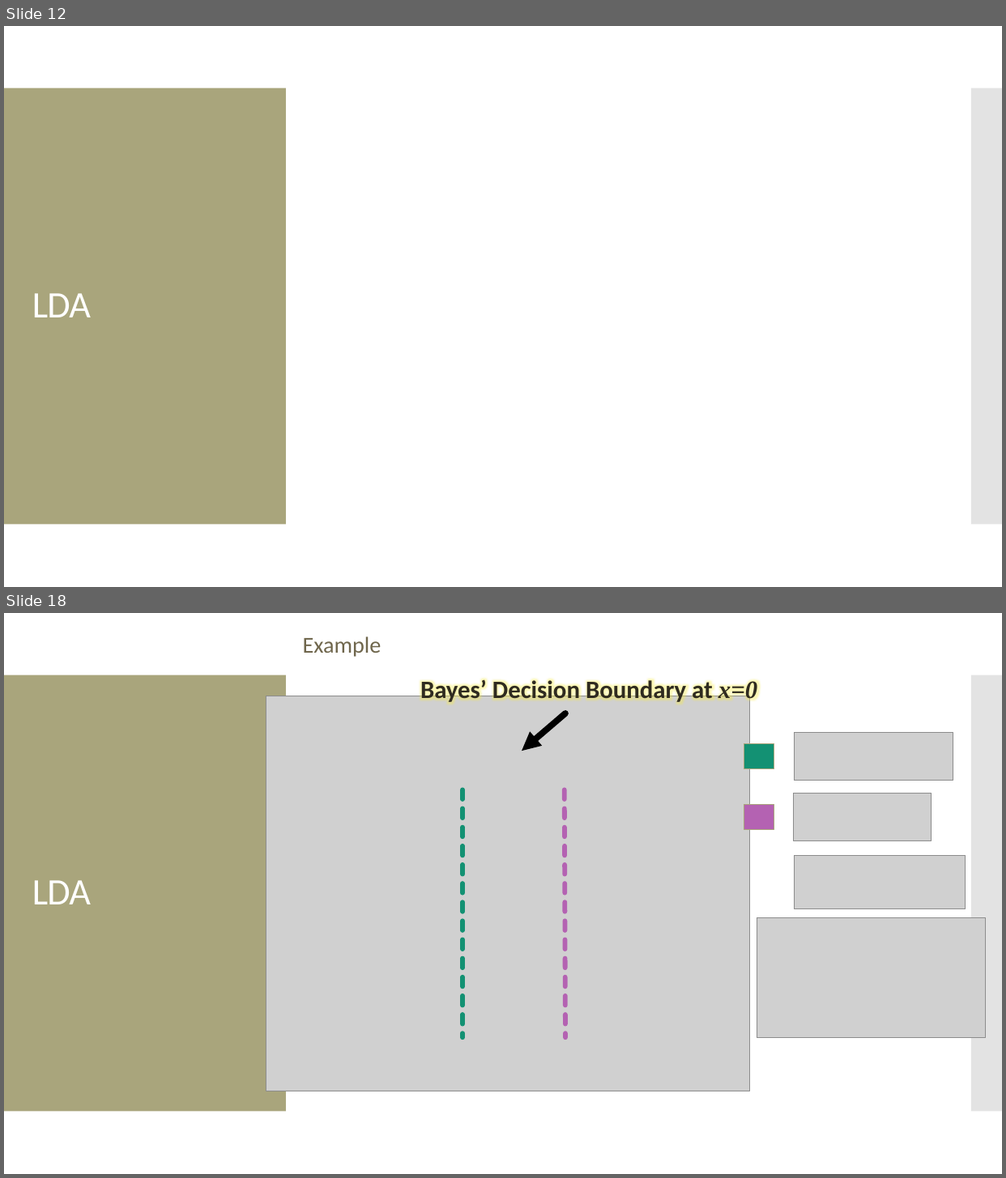
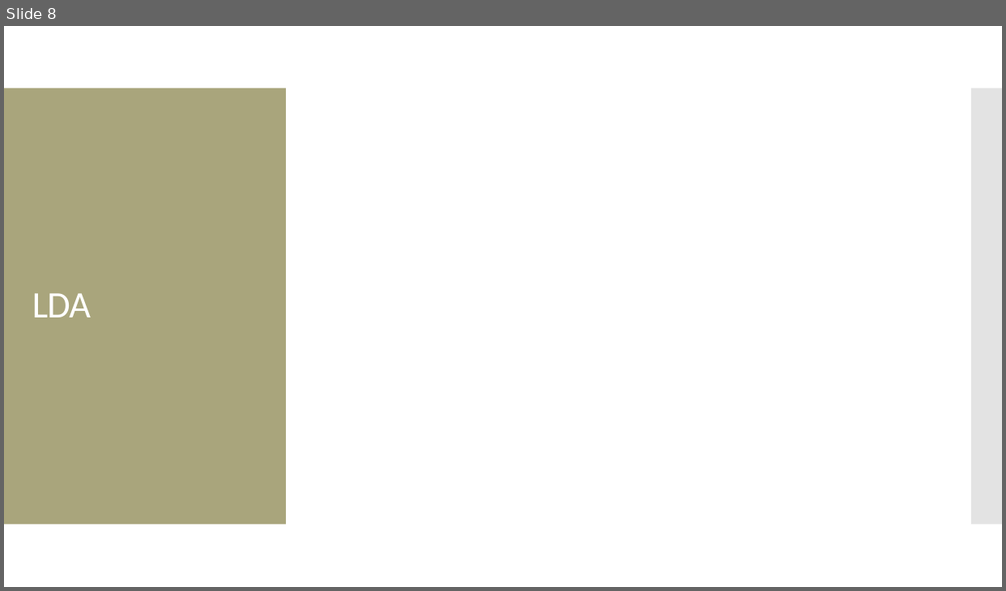
Before and after one commit to amosca01/CAIS380ML-S24, a slide deck: slides/08-QDA-naive-bayes.pptx. Shown one above the other, each under a label of ours: slides 12 and 18 before the commit, slide 8 after it; the slides between them are not shown. The pictures are 1006x1178 and 1006x591 pixels, drawn with LibreOffice and Linux fonts; fonts in the diff are those of the drawing; grey boxes stand for pictures. Boxes give left, top, right and bottom in pixels: in the first picture for what was removed or moved away, otherwise in the second. Text is boxed around its words. In the diff, an @@ line names an element or a change of style, - is before the commit and + after.

```diff
--- a/slides/08-QDA-naive-bayes.pptx
+++ b/slides/08-QDA-naive-bayes.pptx
@@ slide 18 removed at (x1=4, y1=613, x2=1002, y2=1174), background #FFFFFF; not listed: 2 template elements that a slide beside it also shows @@
@@ text removed at (x1=303, y1=636, x2=381, y2=657) @@
-Example
@@ text removed at (x1=420, y1=677, x2=757, y2=703) @@
-Bayes’ Decision Boundary at x=0
@@ picture removed at (x1=266, y1=696, x2=750, y2=1092) @@
@@ arrow removed from (565, 713) to (522, 751) @@
@@ picture removed at (x1=794, y1=732, x2=953, y2=780) @@
@@ rectangle removed at (x1=744, y1=744, x2=774, y2=769) @@
@@ line removed from (463, 790) to (463, 1037) @@
@@ line removed from (565, 790) to (565, 1037) @@
@@ rectangle removed at (x1=744, y1=805, x2=774, y2=829) @@
@@ picture removed at (x1=793, y1=793, x2=931, y2=841) @@
@@ picture removed at (x1=795, y1=855, x2=966, y2=909) @@
@@ title removed at (x1=32, y1=880, x2=91, y2=905) @@
-LDA
@@ picture removed at (x1=310, y1=894, x2=366, y2=937) @@
@@ picture removed at (x1=641, y1=894, x2=697, y2=937) @@
@@ picture removed at (x1=757, y1=918, x2=986, y2=1037) @@
@@ what was slide 12 is now slide 8 @@
```
Also in this commit, not shown: 3 slides changed, 15 slides added, 30 other slides removed, 9 other files.
